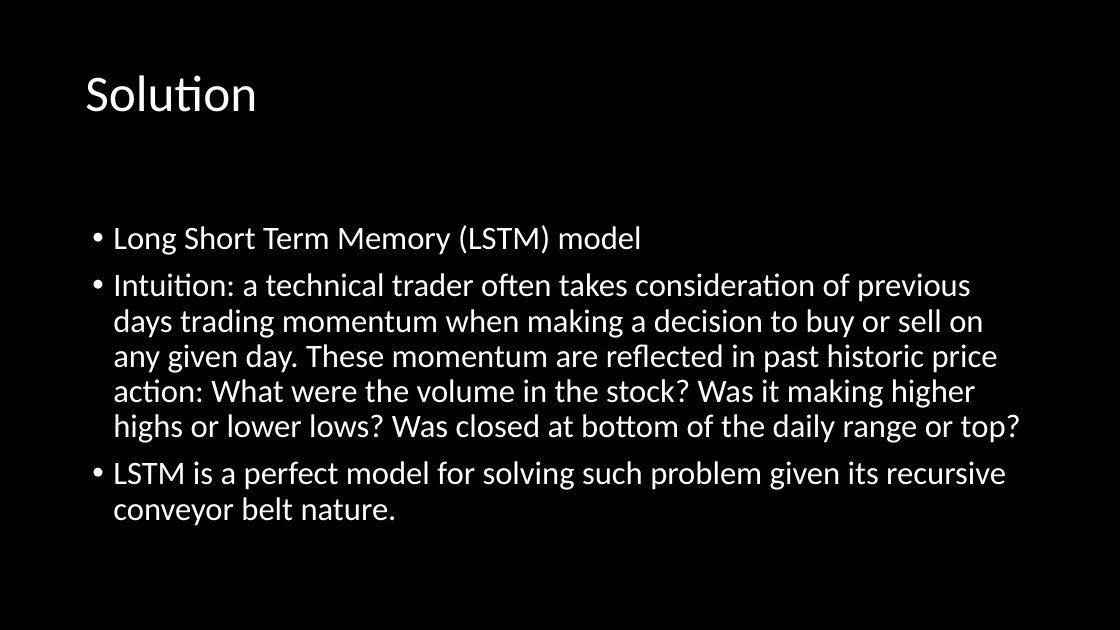
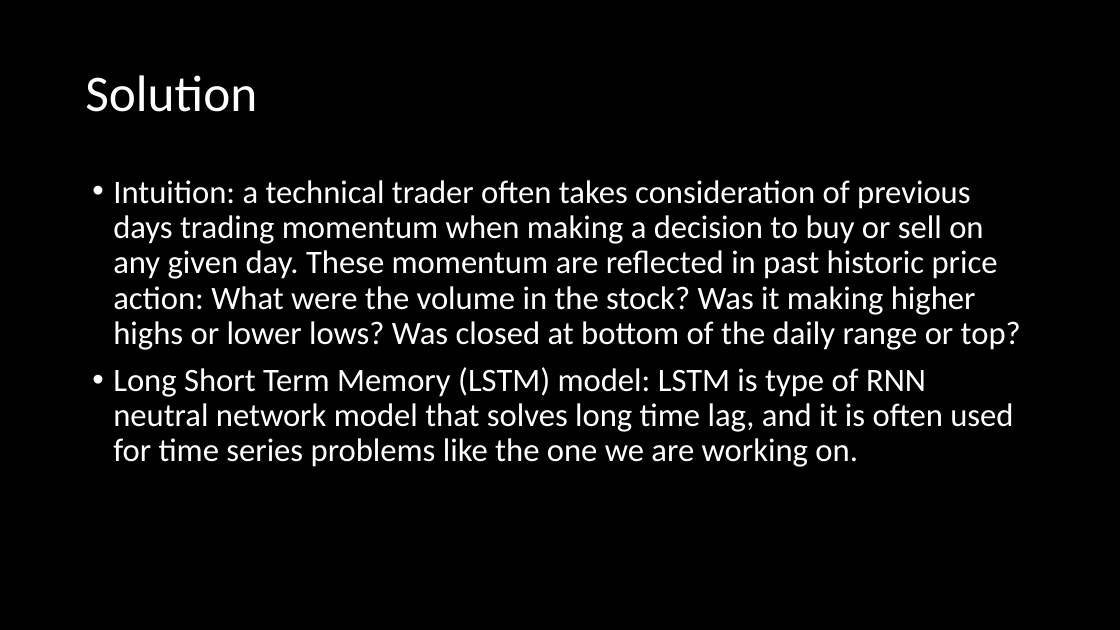
Before and after one commit to alexxlu/Project4, a slide deck: slide 4 of Stock Price prediction.pptx. Drawn at 1120x630 pixels with LibreOffice and Linux fonts; fonts in the diff are those of the drawing. Boxes give left, top, right and bottom in pixels: in the first picture for what was removed or moved away, otherwise in the second. Text is boxed around its words. In the diff, an @@ line names an element or a change of style, - is before the commit and + after.

```diff
--- a/Stock Price prediction.pptx
+++ b/Stock Price prediction.pptx
@@ text "Intuition: a technical trader often ...": place and size @@
-text "Intuition: a technical trader often ..." at <box>113,225,1021,526</box>
+text "Intuition: a technical trader often ..." at <box>113,180,1021,467</box>
@@ text at <box>113,225,642,255</box>: paragraph removed @@
-• Long Short Term Memory (LSTM) model
@@ text at <box>113,367,1013,467</box>: text changed @@
-• LSTM is a perfect model for solving such problem given its recursive conveyor belt nature.
+• Long Short Term Memory (LSTM) model: LSTM is type of RNN neutral network model that solves long time lag, and it is often used for time series problems like the one we are working on.
```
Also in this commit, not shown: 2 other slides changed, 4 slides added, 6 other files.
